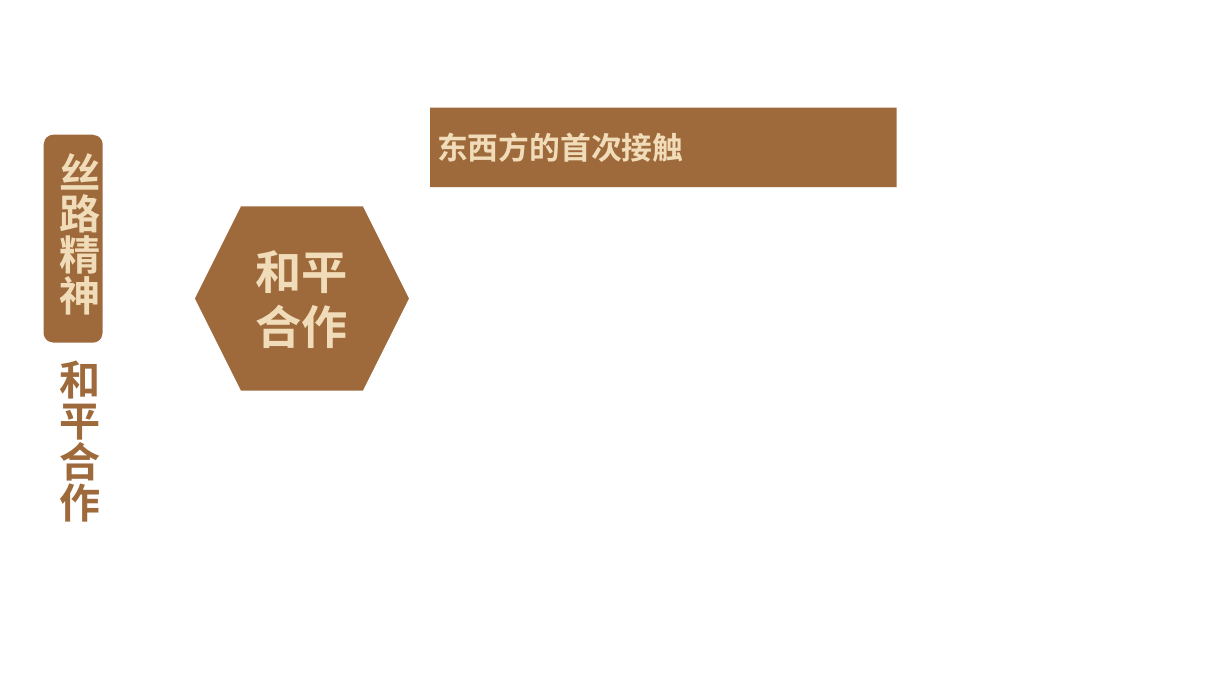
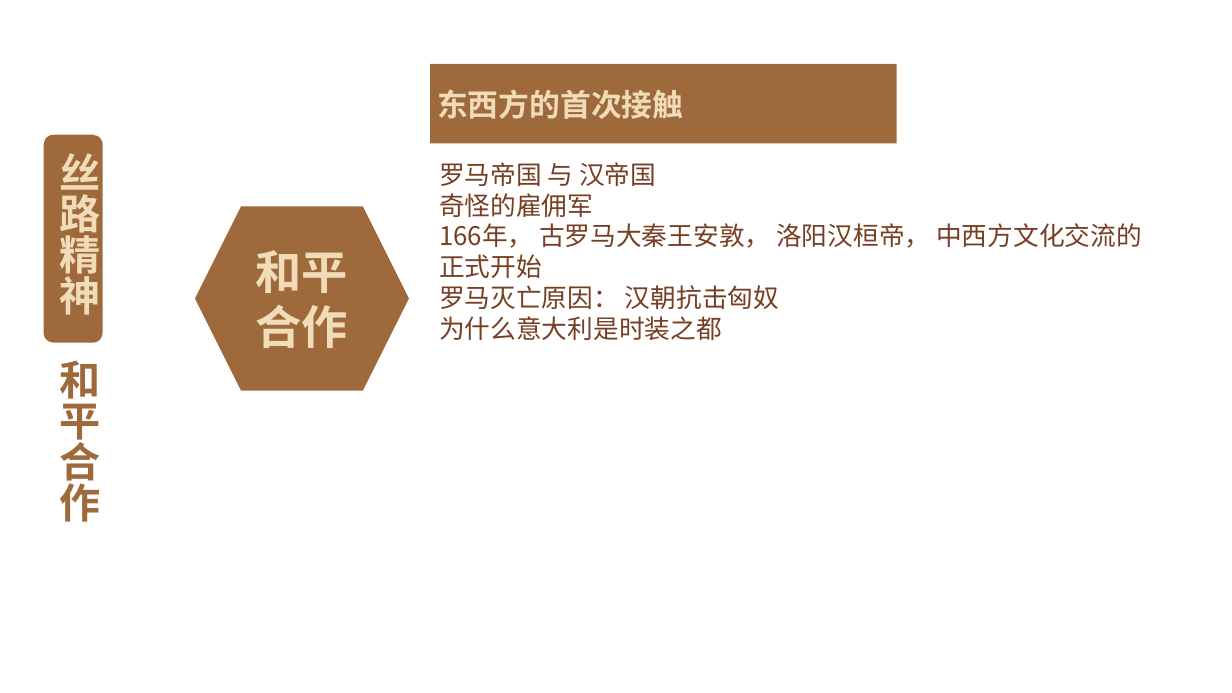
Before and after one commit to FredJiangFei/freetalk, a slide deck: slide 14 of 一带一路/一带一路 - 1.pptx (slide 16 before the commit). Drawn at 1232x693 pixels with LibreOffice and Linux fonts; fonts in the diff are those of the drawing; background and template pictures are left out. Boxes give left, top, right and bottom in pixels: in the first picture for what was removed or moved away, otherwise in the second. Text is boxed around its words. In the diff, an @@ line names an element or a change of style, - is before the commit and + after.

```diff
--- a/一带一路/一带一路 - 1.pptx
+++ b/一带一路/一带一路 - 1.pptx
@@ rectangle "东西方的首次接触": place and size @@
-rectangle "东西方的首次接触" at (431, 108, 897, 188)
+rectangle "东西方的首次接触" at (431, 64, 897, 143)
@@ text added at (439, 162, 1142, 340), 20 pt, text #763E23 @@
+罗马帝国 与 汉帝国
+奇怪的雇佣军
+166年， 古罗马大秦王安敦， 洛阳汉桓帝， 中西方文化交流的正式开始
+罗马灭亡原因： 汉朝抗击匈奴
+为什么意大利是时装之都
```
Also in this commit, not shown: 11 other slides changed, 3 slides added, 11 slides removed, 1 other file.
